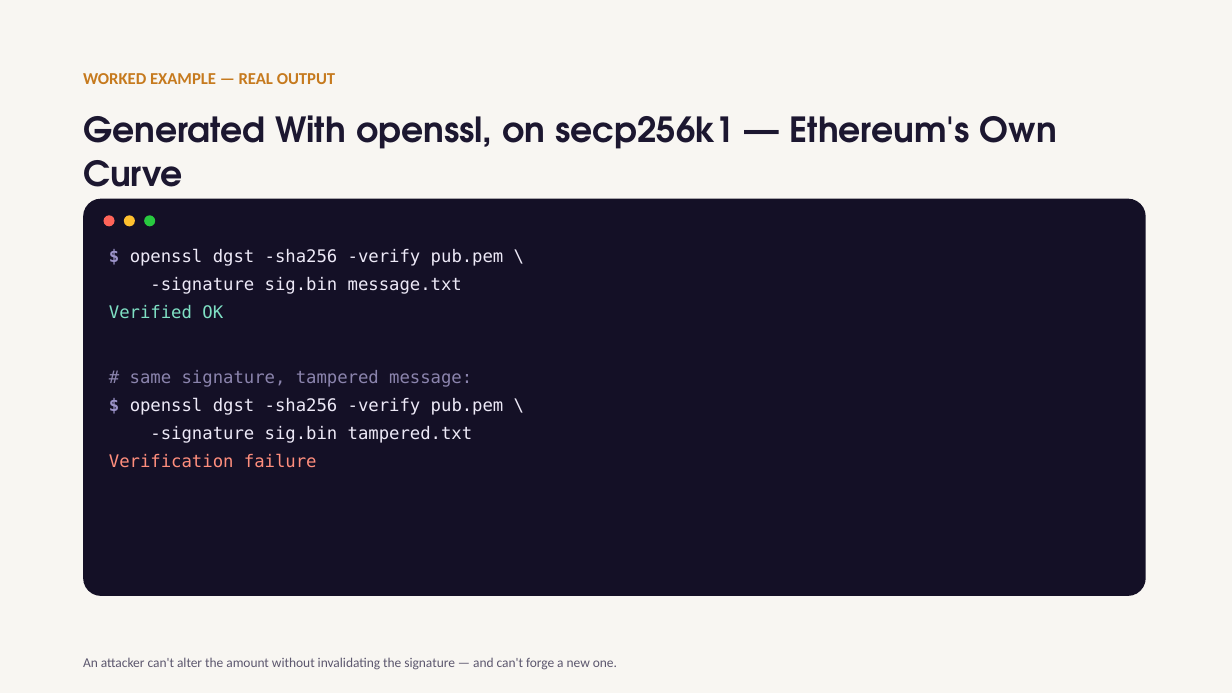
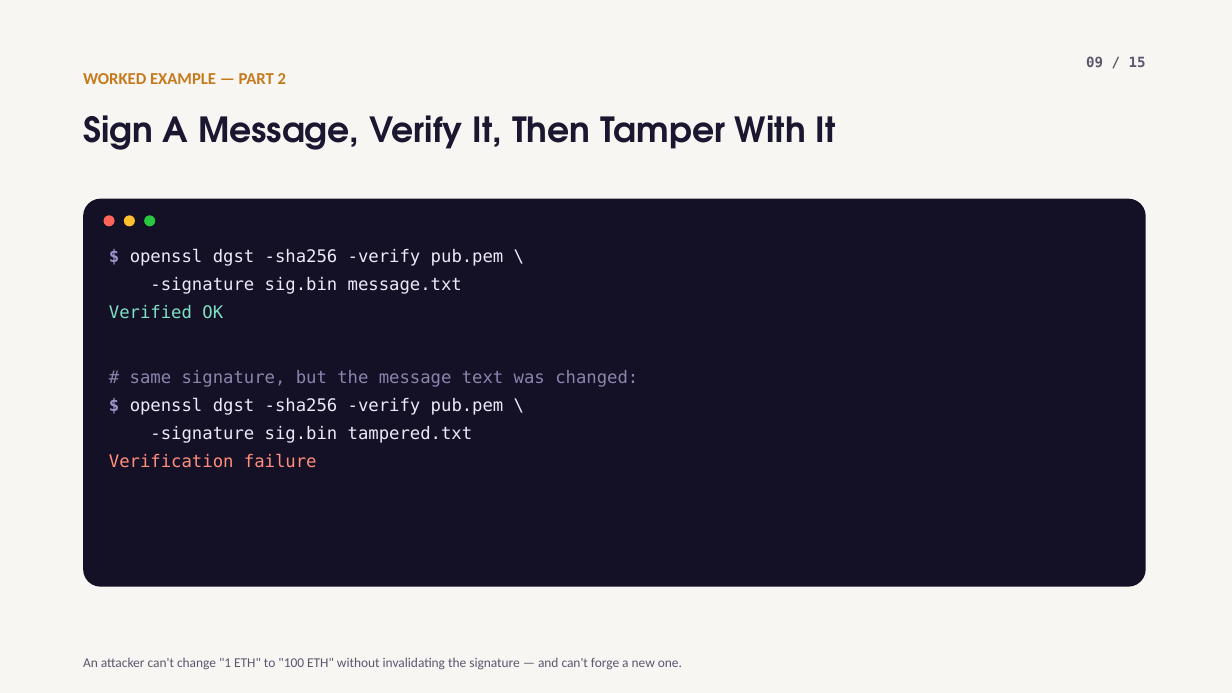
Before and after one commit to jadonamite/BlockchainCourse, a slide deck: slide 26 of curriculum/week-01/week01-slides.pptx (slide 10 before the commit). Drawn at 1232x693 pixels with LibreOffice and Linux fonts; fonts in the diff are those of the drawing. Boxes give left, top, right and bottom in pixels: in the first picture for what was removed or moved away, otherwise in the second. Text is boxed around its words. In the diff, an @@ line names an element or a change of style, - is before the commit and + after.

```diff
--- a/curriculum/week-01/week01-slides.pptx
+++ b/curriculum/week-01/week01-slides.pptx
@@ text added at (1086, 56, 1146, 67), 11 pt, text #5C576E, bold @@
+09 / 15
@@ text at (83, 73, 286, 84): text changed @@
-WORKED EXAMPLE — REAL OUTPUT
+WORKED EXAMPLE — PART 2
@@ text at (83, 115, 836, 150): text changed @@
-Generated With openssl, on secp256k1 — Ethereum's Own Curve
+Sign A Message, Verify It, Then Tamper With It
@@ rounded rectangle: place and size @@
-rounded rectangle at (83, 199, 1146, 596)
+rounded rectangle at (83, 199, 1146, 587)
@@ text at (130, 370, 638, 387): text changed @@
-# same signature, tampered message:
+# same signature, but the message text was changed:
@@ text at (83, 657, 682, 670): text changed @@
-An attacker can't alter the amount without invalidating the signature — and can't forge a new one.
+An attacker can't change "1 ETH" to "100 ETH" without invalidating the signature — and can't forge a new one.
```
Also in this commit, not shown: 9 other slides changed, 53 slides added, 12 slides removed.
